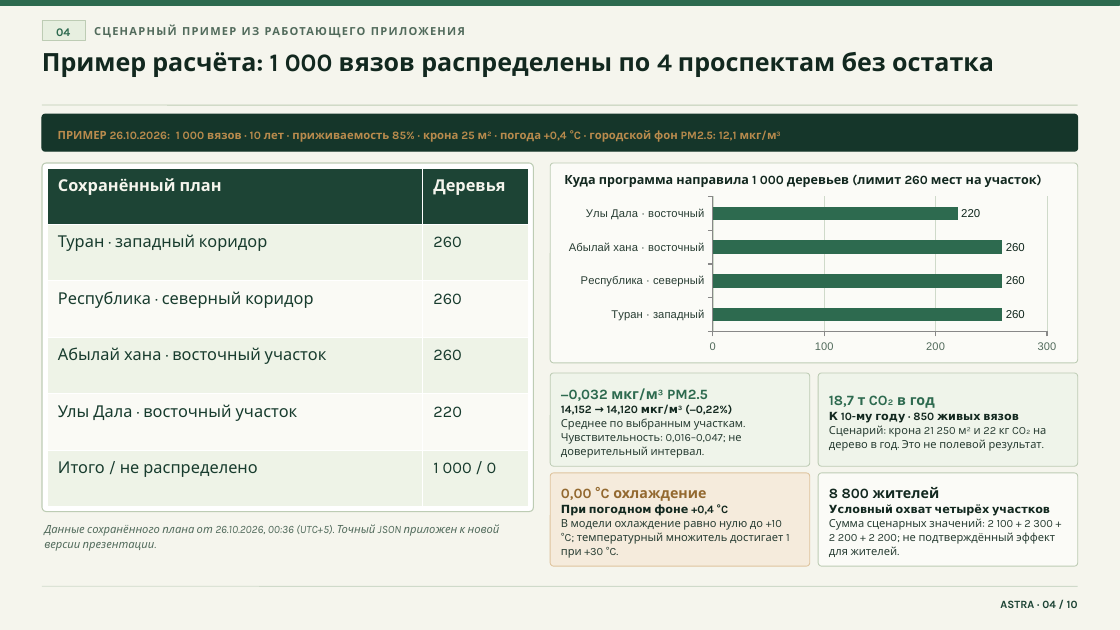
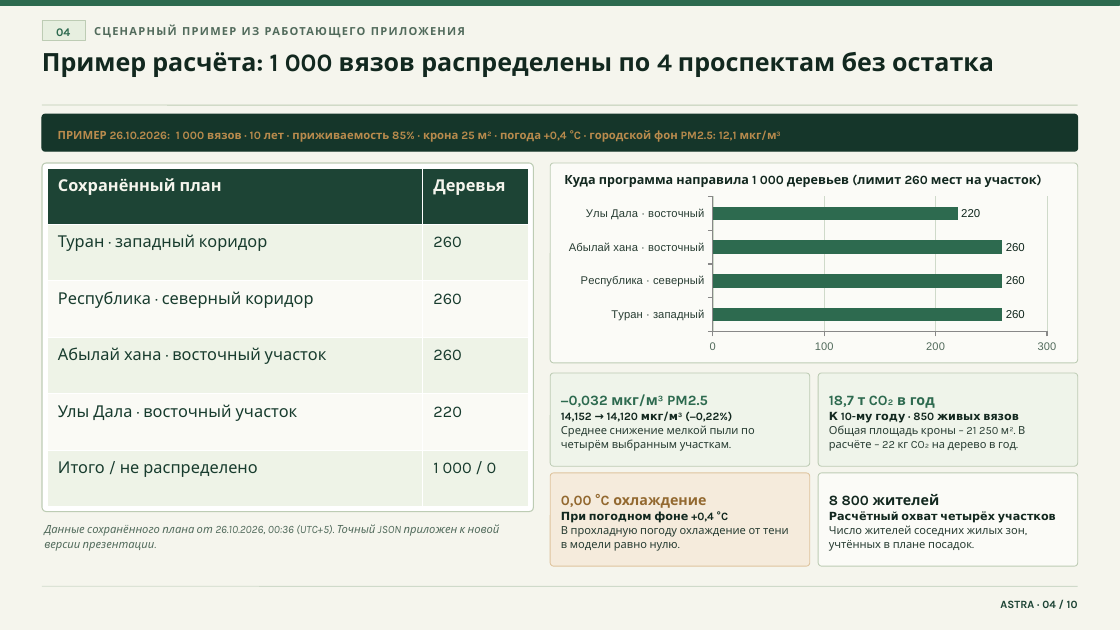
Before and after one commit to GL1NoMe5/A.S.T.R.A, a slide deck: slide 4 of docs/presentation/v2/ASTRA_GreenHack_v2.pptx. Drawn at 1120x630 pixels with LibreOffice and Linux fonts; fonts in the diff are those of the drawing. Boxes give left, top, right and bottom in pixels: in the first picture for what was removed or moved away, otherwise in the second. Text is boxed around its words. In the diff, an @@ line names an element or a change of style, - is before the commit and + after.

```diff
--- a/docs/presentation/v2/ASTRA_GreenHack_v2.pptx
+++ b/docs/presentation/v2/ASTRA_GreenHack_v2.pptx
@@ text at (561,425,755,451): text changed @@
-Среднее по выбранным участкам. Чувствительность: 0,016–0,047; не доверительный интервал.
+Среднее снижение мелкой пыли по четырём выбранным участкам.
@@ text at (829,425,1025,451): text changed @@
-Сценарий: крона 21 250 м² и 22 кг CO₂ на дерево в год. Это не полевой результат.
+Общая площадь кроны – 21 250 м². В расчёте – 22 кг CO₂ на дерево в год.
@@ text at (561,526,789,551): text changed @@
-В модели охлаждение равно нулю до +10 °C; температурный множитель достигает 1 при +30 °C.
+В прохладную погоду охлаждение от тени в модели равно нулю.
@@ text at (829,511,1056,551): text changed @@
-Условный охват четырёх участков
-Сумма сценарных значений: 2 100 + 2 300 + 2 200 + 2 200; не подтверждённый эффект для жителей.
+Расчётный охват четырёх участков
+Число жителей соседних жилых зон, учтённых в плане посадок.
```
Also in this commit, not shown: 7 other slides changed, 5 other files.
